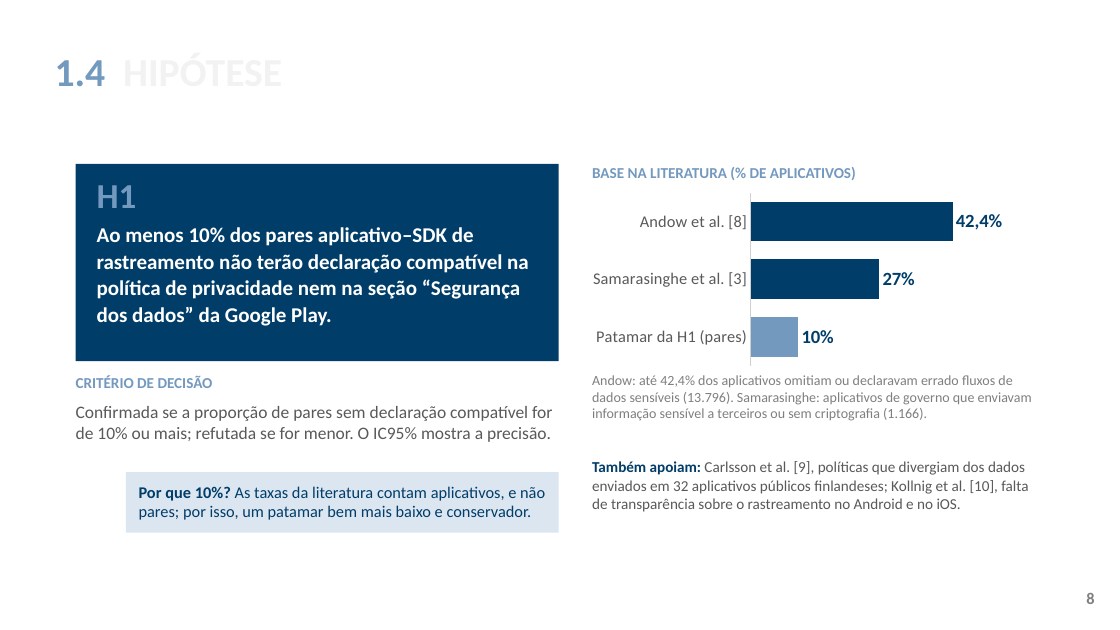
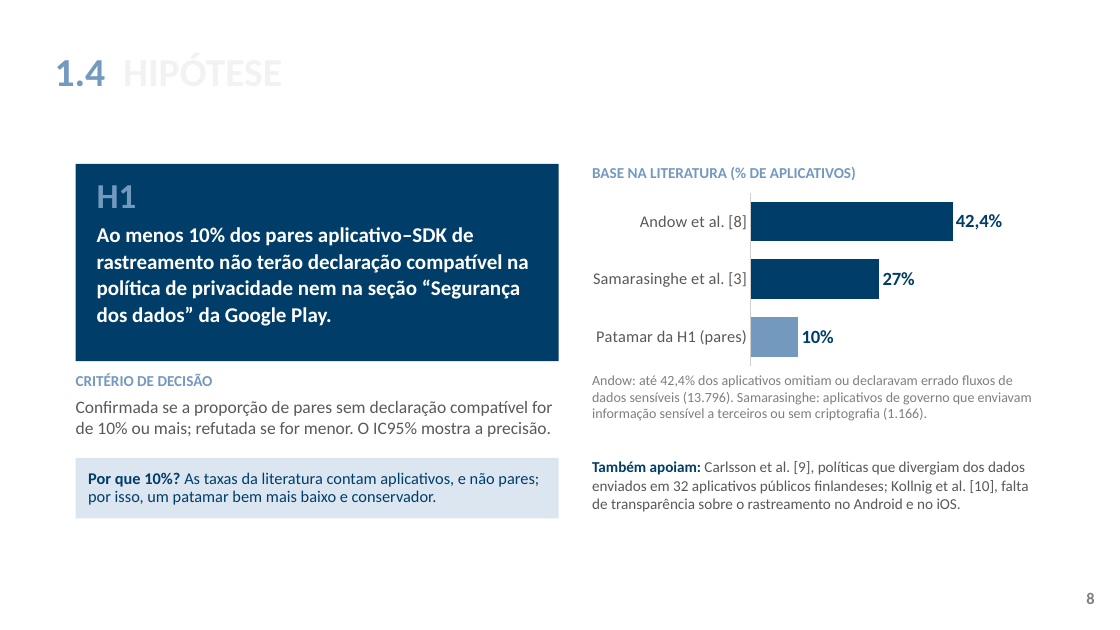
Before and after one commit to ClaudioAMF1/TCC, a slide deck: slide 8 of tcc/apresentacao/apresentacao-defesa-final.pptx. Drawn at 1120x630 pixels with LibreOffice and Linux fonts; fonts in the diff are those of the drawing; background and template pictures are left out. Boxes give left, top, right and bottom in pixels: in the first picture for what was removed or moved away, otherwise in the second. Text is boxed around its words. In the diff, an @@ line names an element or a change of style, - is before the commit and + after.

```diff
--- a/tcc/apresentacao/apresentacao-defesa-final.pptx
+++ b/tcc/apresentacao/apresentacao-defesa-final.pptx
@@ text "Confirmada se a proporção de ...": place and size @@
-text "Confirmada se a proporção de ..." at [76, 406, 552, 442]
+text "Confirmada se a proporção de ..." at [76, 401, 552, 437]
@@ rectangle: place and size @@
-rectangle at [126, 472, 559, 533]
+rectangle at [76, 458, 559, 518]
@@ text "Por que 10%? As taxas ..." rewrapped from [139, 486, 545, 520] to [88, 472, 539, 505] @@
```
Also in this commit, not shown: 18 other slides changed, 2 other files.
